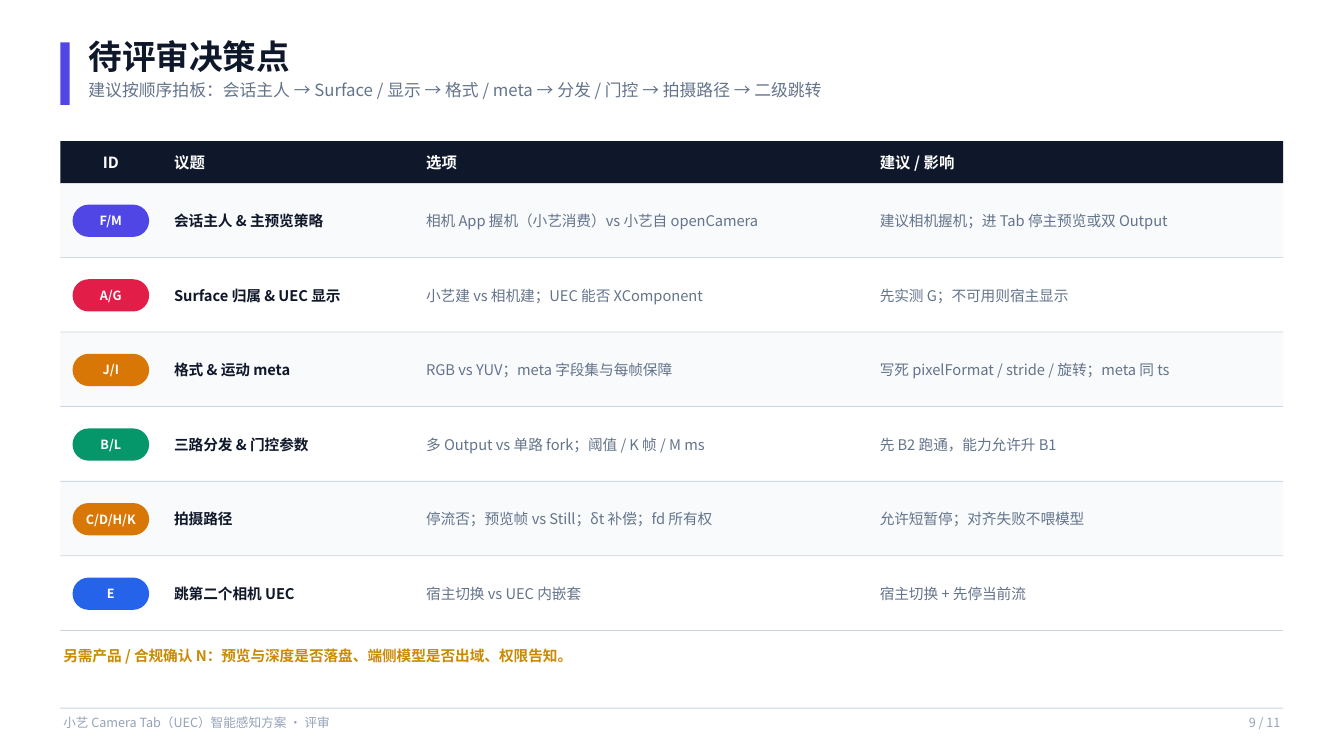
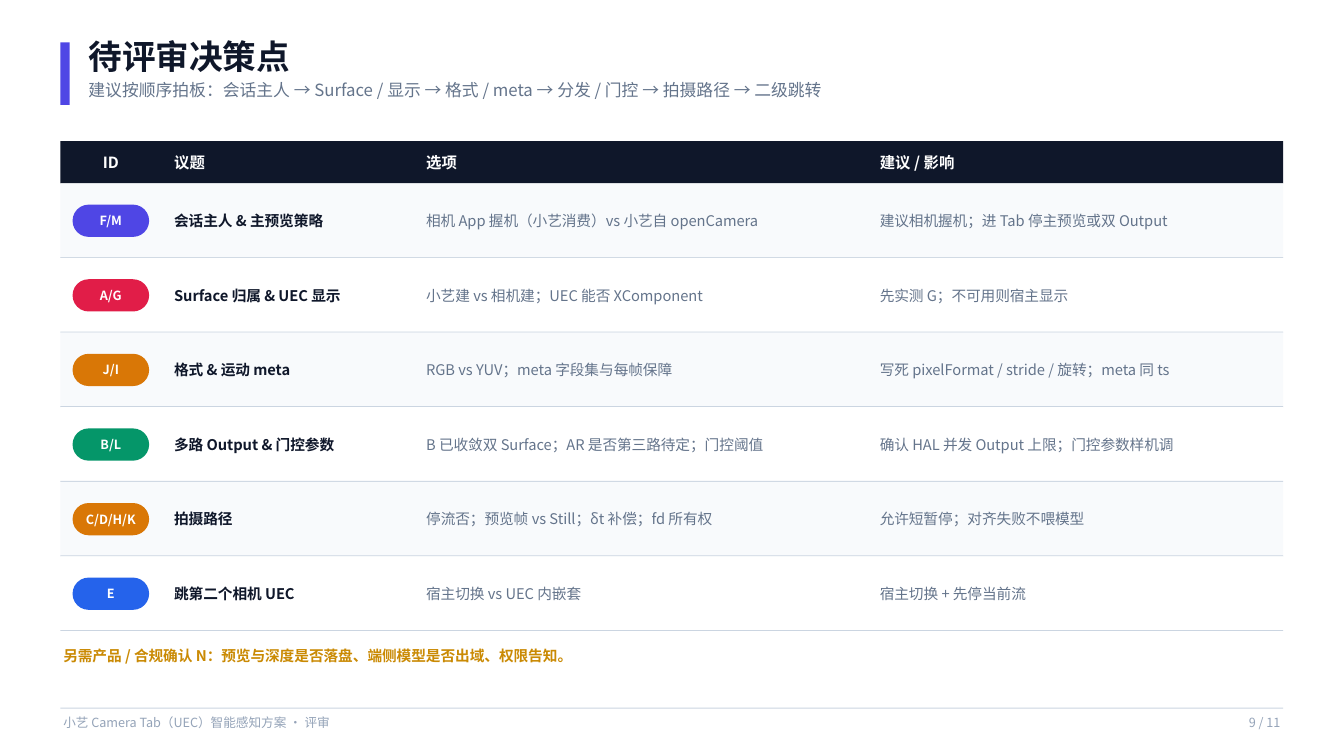
Before and after one commit to Lizzy67/leetcode, a slide deck: slide 9 of artifacts/小艺CameraTab_UEC感知方案_评审.pptx. Drawn at 1344x756 pixels with LibreOffice and Linux fonts; fonts in the diff are those of the drawing. Boxes give left, top, right and bottom in pixels: in the first picture for what was removed or moved away, otherwise in the second. Text is boxed around its words. In the diff, an @@ line names an element or a change of style, - is before the commit and + after.

```diff
--- a/artifacts/小艺CameraTab_UEC感知方案_评审.pptx
+++ b/artifacts/小艺CameraTab_UEC感知方案_评审.pptx
@@ text at <box>174,437,334,453</box>: text changed @@
-三路分发 & 门控参数
+多路 Output & 门控参数
@@ text at <box>426,437,763,452</box>: text changed @@
-多 Output vs 单路 fork；阈值 / K 帧 / M ms
+B 已收敛双 Surface；AR 是否第三路待定；门控阈值
@@ text at <box>880,437,1173,454</box>: text changed @@
-先 B2 跑通，能力允许升 B1
+确认 HAL 并发 Output 上限；门控参数样机调
```
Also in this commit, not shown: 6 other slides changed, 3 other files.
